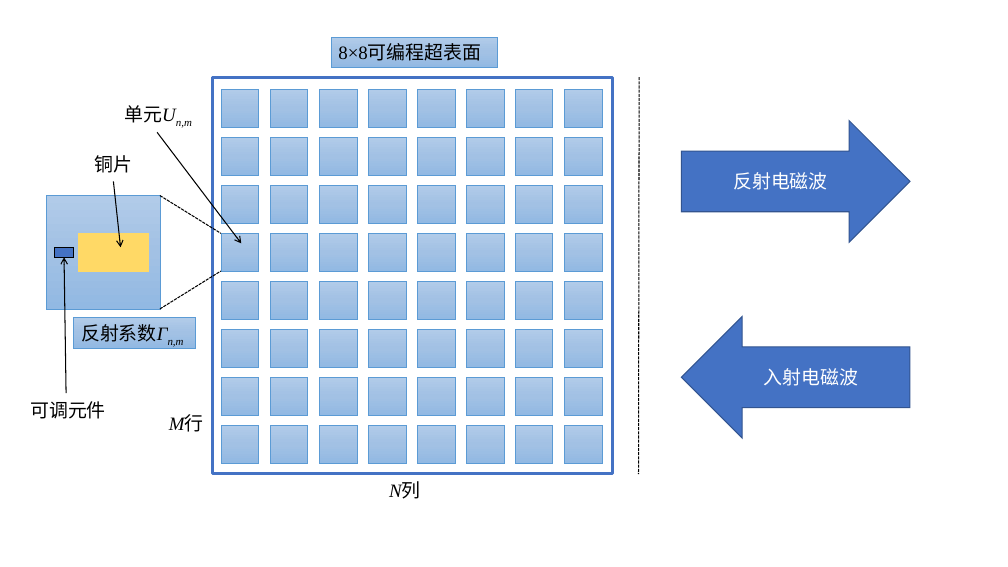
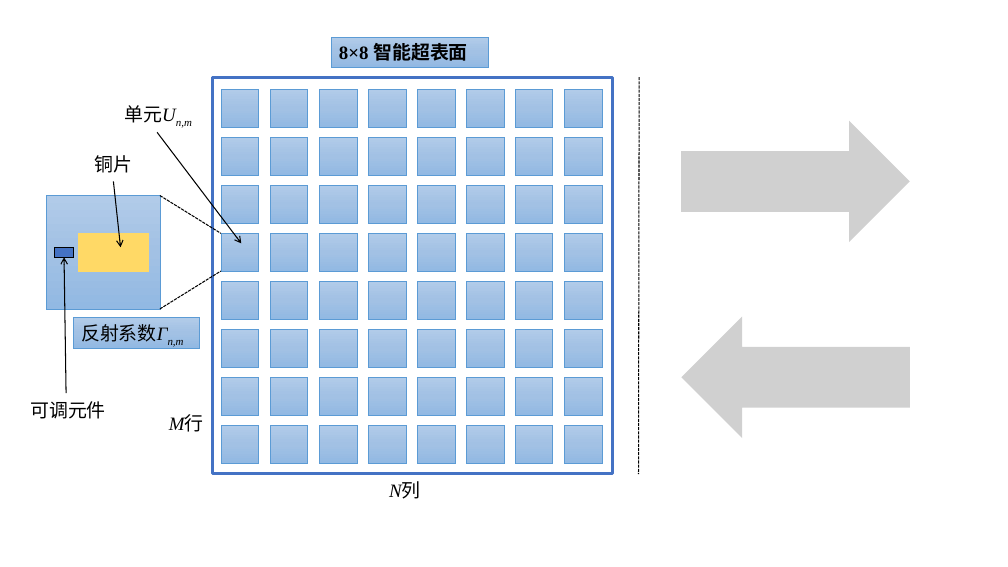
Before and after one commit to AI-Rabbit/PxlGraduPaper, a slide deck: slide 1 of Figures/ris.pptx. Drawn at 1008x567 pixels with LibreOffice and Linux fonts; fonts in the diff are those of the drawing; grey boxes stand for pictures. Boxes give left, top, right and bottom in pixels: in the first picture for what was removed or moved away, otherwise in the second. Text is boxed around its words. In the diff, an @@ line names an element or a change of style, - is before the commit and + after.

Commit message:
智能超表面概述

```diff
--- a/Figures/ris.pptx
+++ b/Figures/ris.pptx
@@ rectangle "8×8 智能超表面": place and size @@
-rectangle "8×8 智能超表面" at box(331, 37, 498, 67)
+rectangle "8×8 智能超表面" at box(332, 37, 488, 67)
@@ text in rectangle at box(339, 43, 467, 61): text changed; bold on @@
-8×8可编程超表面
+8×8 智能超表面
@@ right arrow removed at box(681, 121, 910, 243) @@
-反射电磁波
@@ picture added at box(681, 121, 910, 243) @@
@@ rectangle "反射系数Гn,m": place and size @@
-rectangle "反射系数Гn,m" at box(74, 318, 195, 348)
+rectangle "反射系数Гn,m" at box(74, 318, 200, 348)
@@ right arrow removed at box(681, 317, 910, 439) @@
-入射电磁波
@@ picture added at box(681, 317, 910, 439) @@
```
Also in this commit, not shown: 7 other files.
